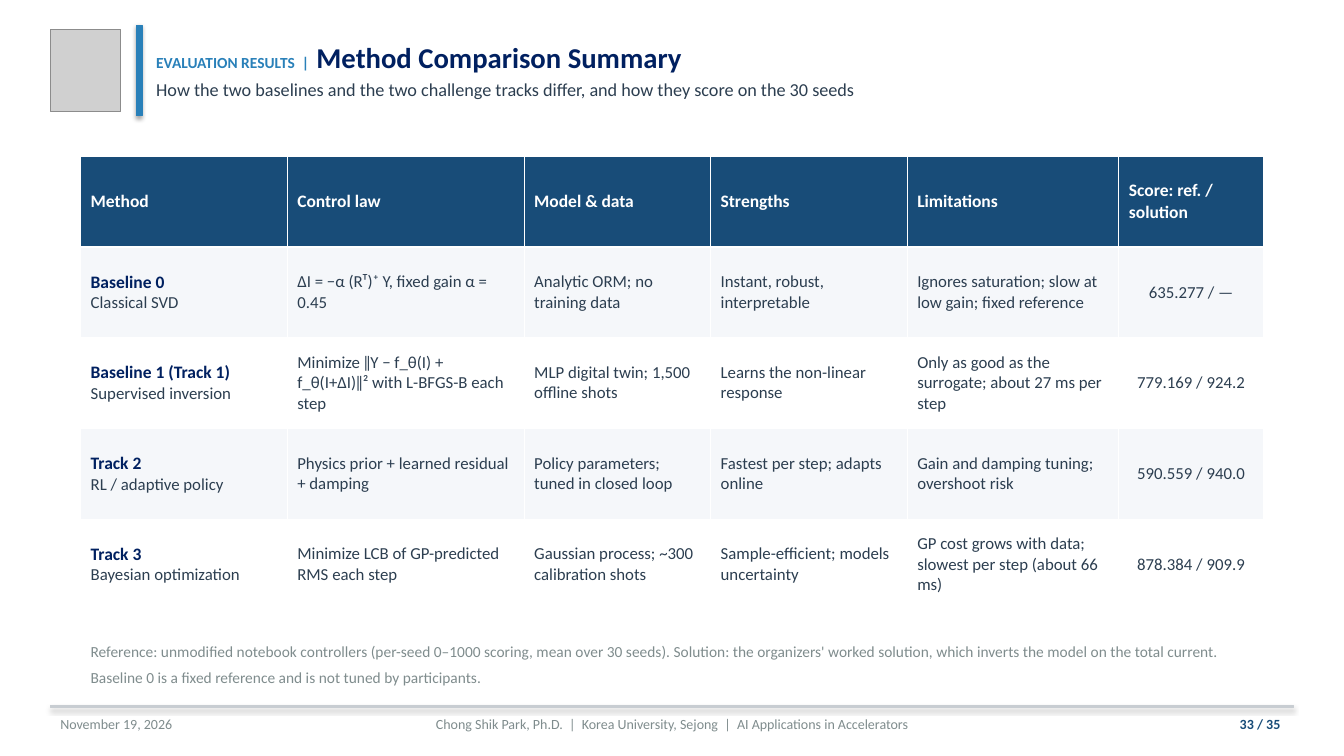
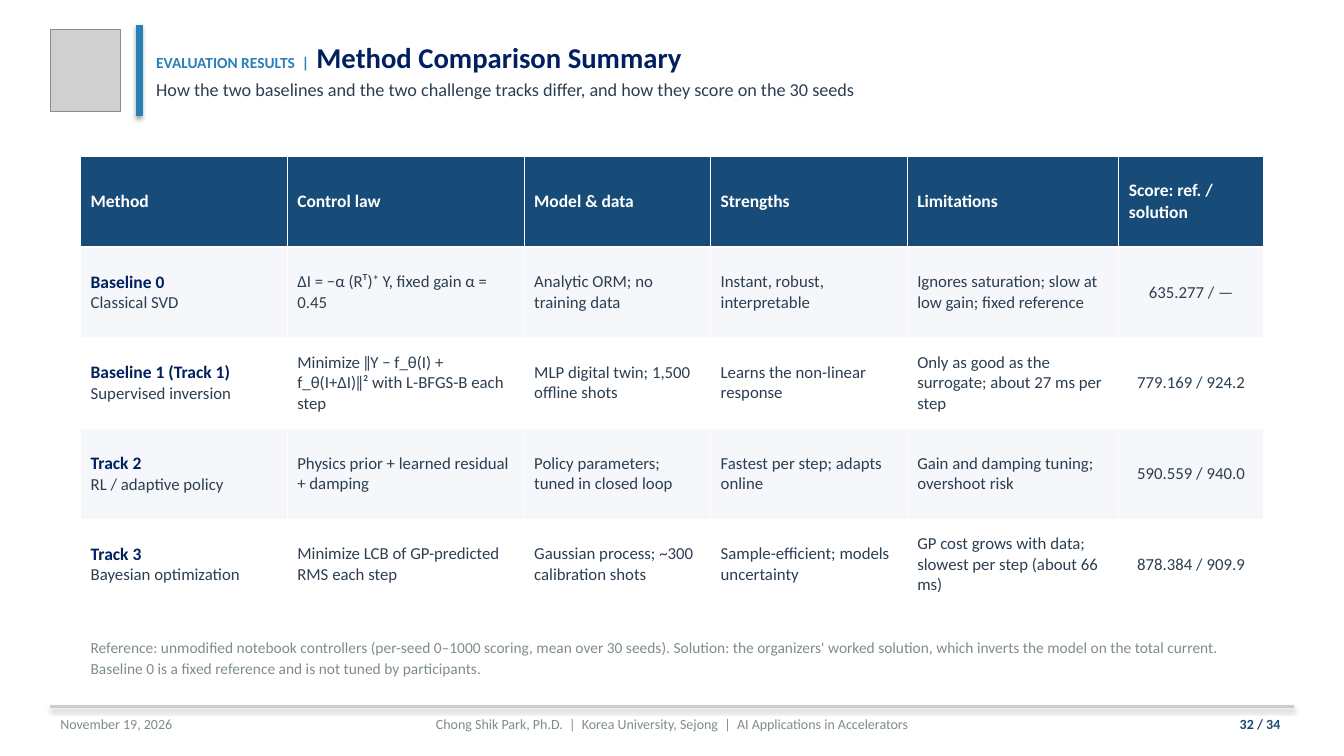
Before and after one commit to cspark7701/ai4acc-mini-hackathon, a slide deck: slide 32 of presentations/Lecture_1_AI_ML_Foundations_and_Control_Slides.pptx (slide 33 before the commit). Drawn at 1344x756 pixels with LibreOffice and Linux fonts; fonts in the diff are those of the drawing; grey boxes stand for pictures. Boxes give left, top, right and bottom in pixels: in the first picture for what was removed or moved away, otherwise in the second. Text is boxed around its words. In the diff, an @@ line names an element or a change of style, - is before the commit and + after.

```diff
--- a/presentations/Lecture_1_AI_ML_Foundations_and_Control_Slides.pptx
+++ b/presentations/Lecture_1_AI_ML_Foundations_and_Control_Slides.pptx
@@ text "Reference: unmodified notebook controllers (per-seed ..." at (91, 642, 1217, 677): line spacing 1.39 to 1.15 @@
@@ text at (1240, 720, 1280, 729): text changed @@
-33 / 35
+32 / 34
```
Also in this commit, not shown: 33 other slides changed, 1 slide removed, 8 other files.
